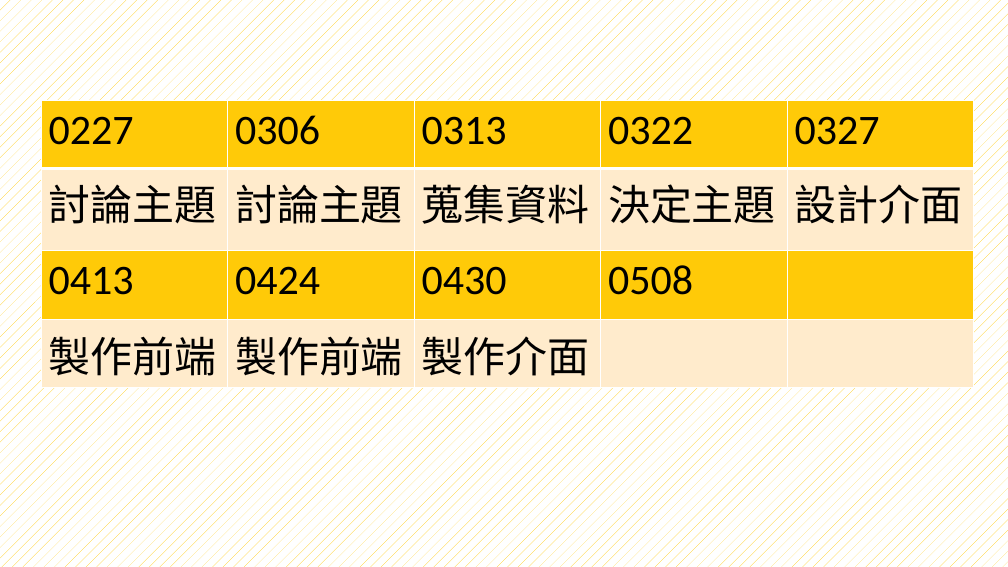
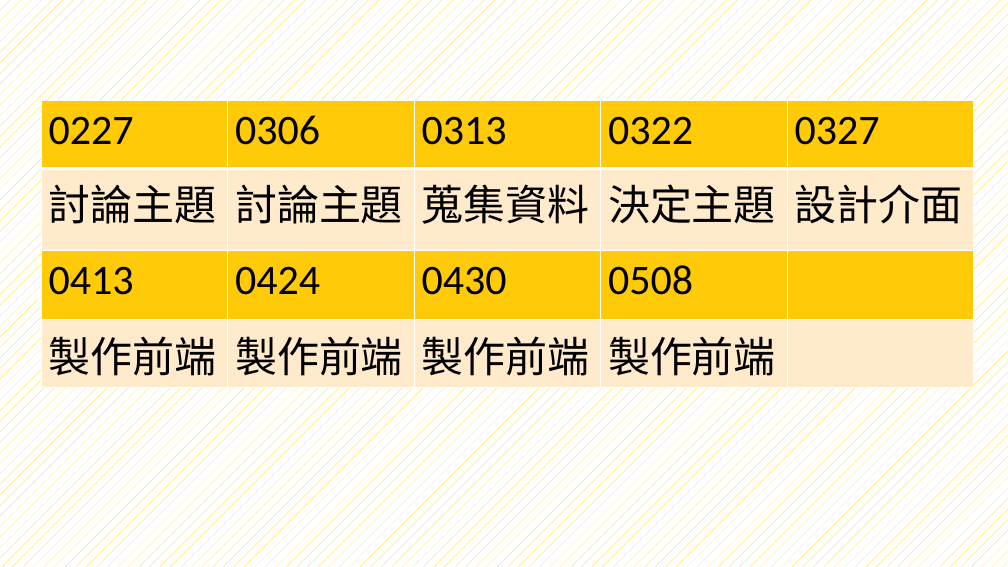
Before and after one commit to NTUST/108-team12, a slide deck: slide 2 of conference20190508.pptx. Drawn at 1008x567 pixels with LibreOffice and Linux fonts; fonts in the diff are those of the drawing. Boxes give left, top, right and bottom in pixels: in the first picture for what was removed or moved away, otherwise in the second. Text is boxed around its words. In the diff, an @@ line names an element or a change of style, - is before the commit and + after.

```diff
--- a/conference20190508.pptx
+++ b/conference20190508.pptx
@@ table at [41,101,975,387] @@
-row 4, column 3: 製作介面
+row 4, column 3: 製作前端
-row 4, column 4: 
+row 4, column 4: 製作前端
```
Also in this commit, not shown: 1 other slide changed.
